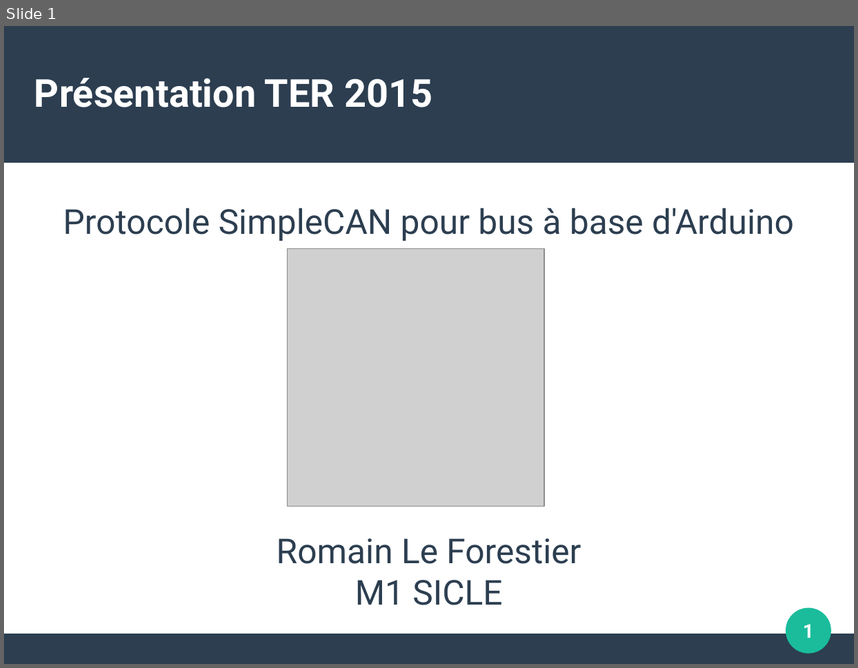
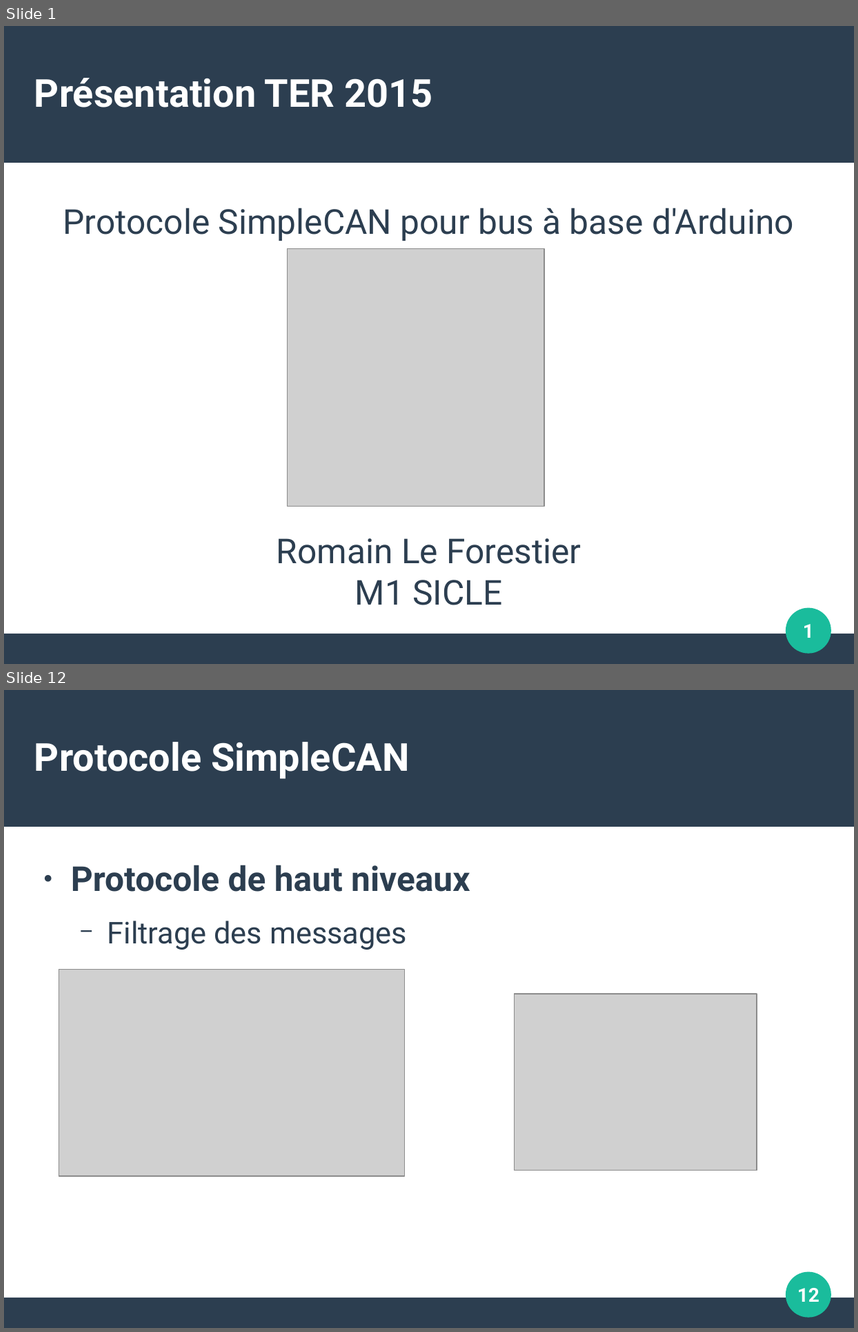
Before and after one commit to surpriserom/Protocole_SimpleCan_Arduino, a slide deck: Document/Presentation_TER.odp. Shown one above the other, each under a label of ours: slide 1 before the commit, slides 1 and 12 after it; the slides between them are not shown. The pictures are 858x668 and 858x1332 pixels, drawn with LibreOffice and Linux fonts; fonts in the diff are those of the drawing; grey boxes stand for pictures. Boxes give left, top, right and bottom in pixels: in the first picture for what was removed or moved away, otherwise in the second. Text is boxed around its words. In the diff, an @@ line names an element or a change of style, - is before the commit and + after.

```diff
--- a/Document/Presentation_TER.odp
+++ b/Document/Presentation_TER.odp
@@ slide 12 added at [4,690,854,1328], background #FFFFFF; not listed: 3 template elements that a slide beside it also shows @@
@@ title added at [34,742,409,779], 36 pt, text #FFFFFF, bold @@
+Protocole SimpleCAN
@@ text added at [71,865,470,949], 32 pt, text #2C3E50, bold @@
+● Protocole de haut niveaux
+  − Filtrage des messages
@@ picture added at [59,969,405,1176] @@
@@ picture added at [514,994,757,1170] @@
@@ page number added at [797,1288,820,1301], 18 pt, text #FFFFFF, bold @@
+12
```
Also in this commit, not shown: 2 slides changed, 12 other slides added, 1 slide removed, 7 other files.
